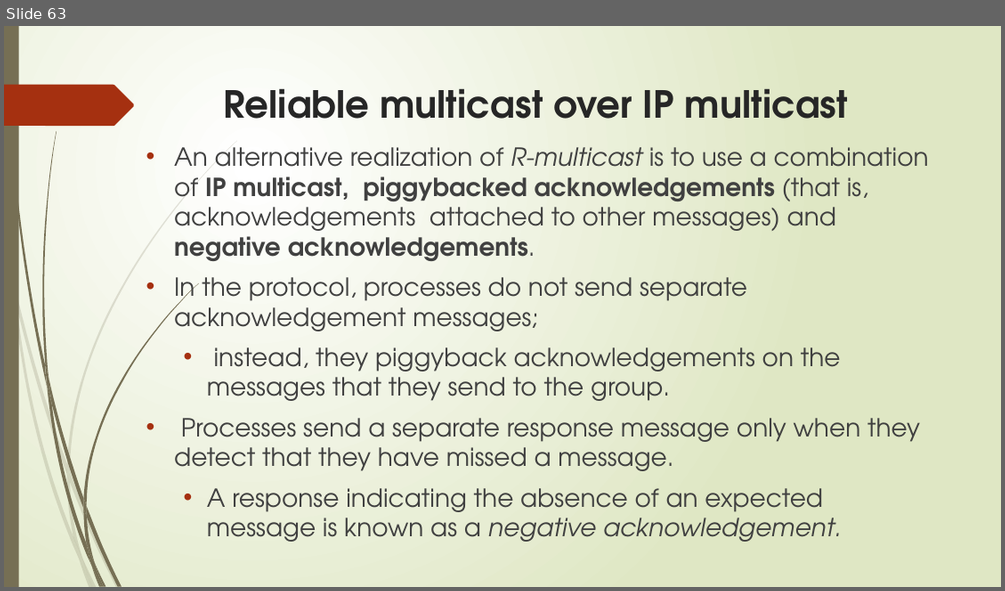
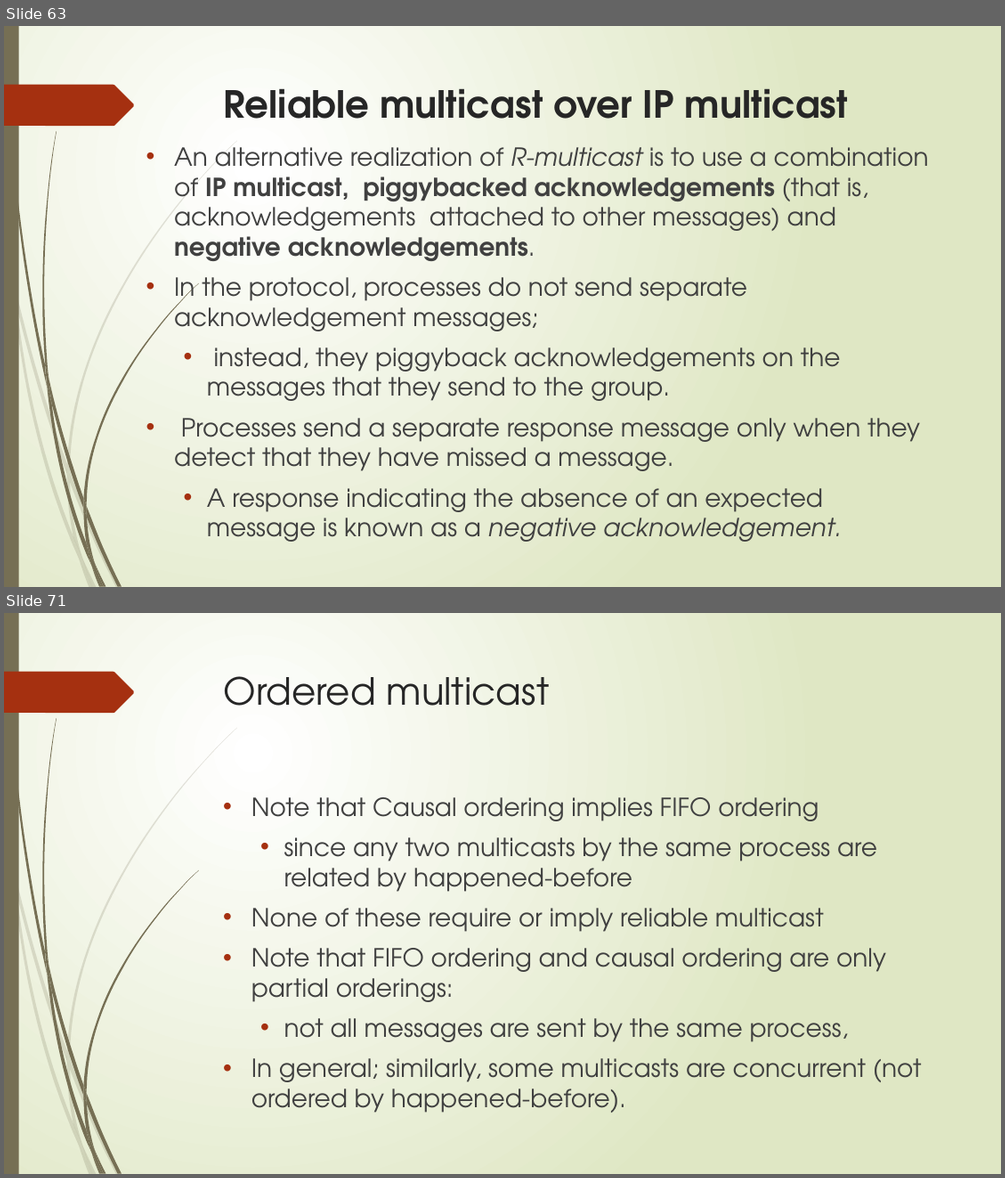
Before and after one commit to sanjayshimoga/nmit-distributed_systems, a slide deck: COORDINATION AND AGREEMENT.pptx. Shown one above the other, each under a label of ours: slide 63 before the commit, slides 63 and 71 after it; the slides between them are not shown. The pictures are 1005x591 and 1005x1178 pixels, drawn with LibreOffice and Linux fonts; fonts in the diff are those of the drawing. Boxes give left, top, right and bottom in pixels: in the first picture for what was removed or moved away, otherwise in the second. Text is boxed around its words. In the diff, an @@ line names an element or a change of style, - is before the commit and + after.

```diff
--- a/COORDINATION AND AGREEMENT.pptx
+++ b/COORDINATION AND AGREEMENT.pptx
@@ slide 71 added at box(4, 613, 1001, 1174), background gradient #FFFFFF to #DFE8C4; not listed: 24 template elements that a slide beside it also shows @@
@@ title added at box(224, 676, 550, 706), 36 pt, text #262626 @@
+Ordered multicast
@@ text added at box(251, 797, 922, 1112), 24 pt, text #404040 @@
+• Note that Causal ordering implies FIFO ordering
+  • since any two multicasts by the same process are related by happened-before
+• None of these require or imply reliable multicast
+• Note that FIFO ordering and causal ordering are only partial orderings:
+  • not all messages are sent by the same process,
+• In general; similarly, some multicasts are concurrent (not ordered by happened-before).
```
Also in this commit, not shown: 4 slides changed, 34 other slides added, 4 slides removed, 2 other files.
